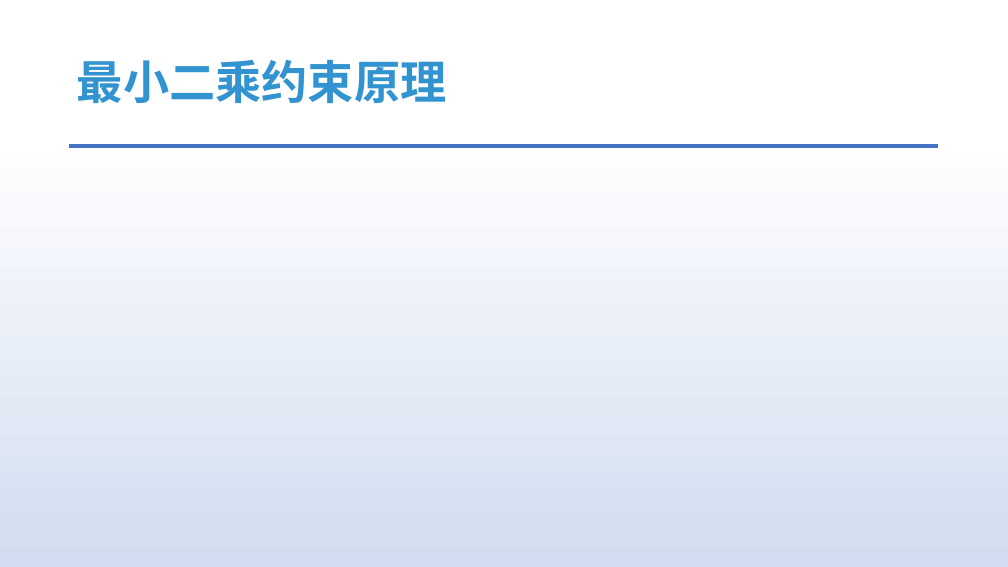
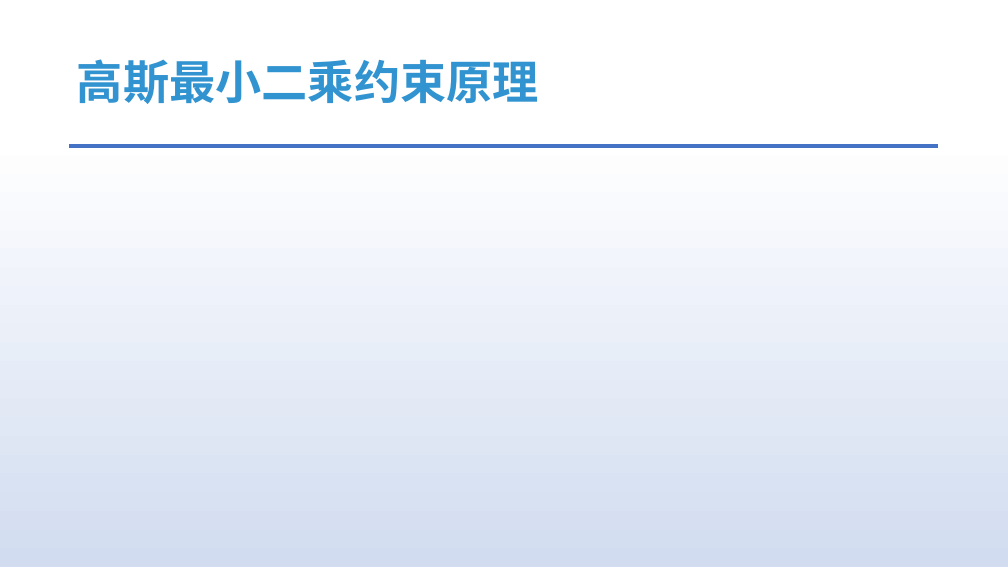
Before and after one commit to answerear/UnityFluid, a slide deck: slide 29 of doc/流体模拟入门分享-Part II.pptx (slide 27 before the commit). Drawn at 1008x567 pixels with LibreOffice and Linux fonts; fonts in the diff are those of the drawing; grey boxes stand for pictures. Boxes give left, top, right and bottom in pixels: in the first picture for what was removed or moved away, otherwise in the second. Text is boxed around its words. In the diff, an @@ line names an element or a change of style, - is before the commit and + after.

```diff
--- a/doc/流体模拟入门分享-Part II.pptx
+++ b/doc/流体模拟入门分享-Part II.pptx
@@ title at (77,59,539,104): text changed @@
-最小二乘约束原理
+高斯最小二乘约束原理
```
Also in this commit, not shown: 2 other slides changed, 14 slides added, 5 slides removed.
